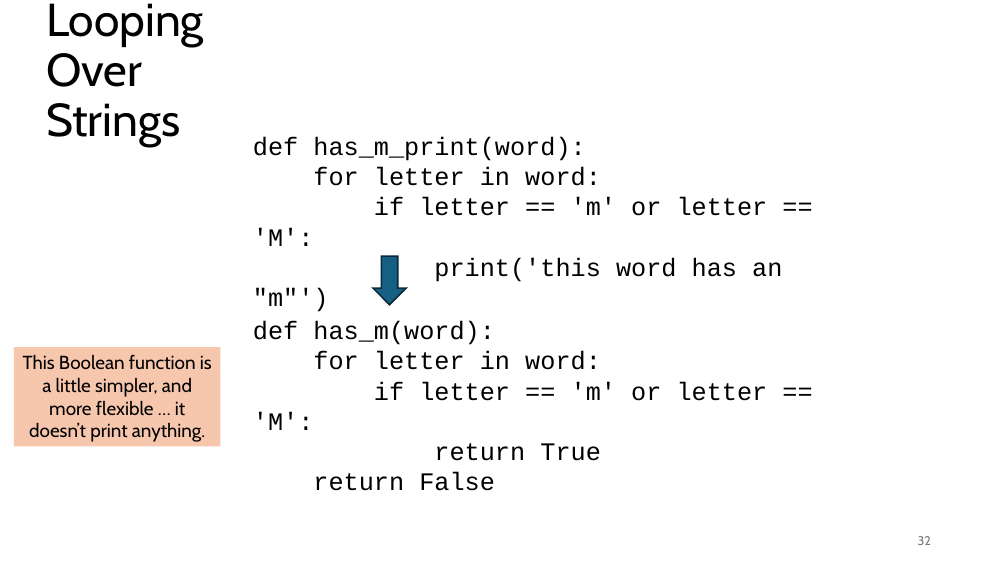
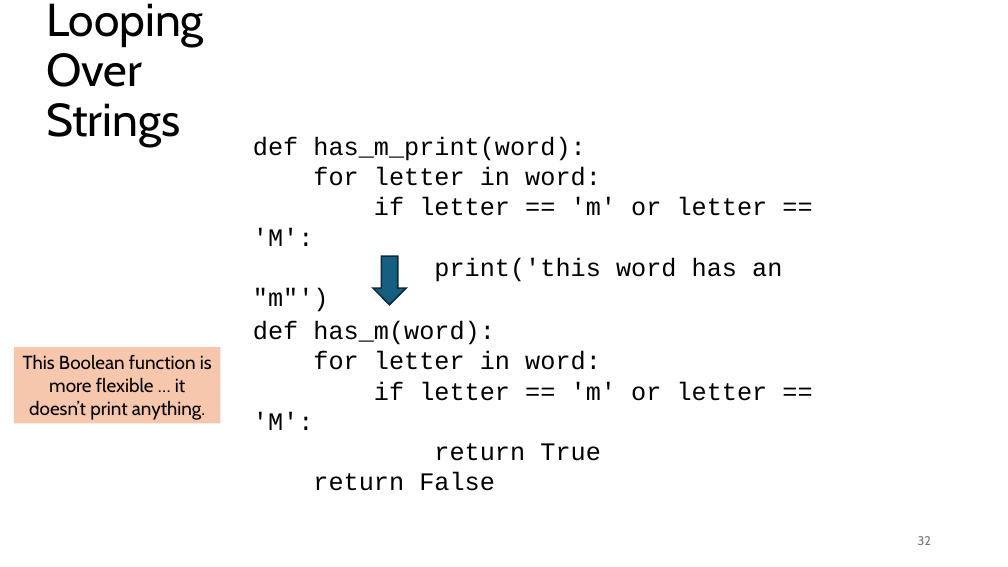
Before and after one commit to tjd1234/cmpt120spring2026, a slide deck: slide 32 of lecture_notes/chapter7/chapter7.pptx. Drawn at 1008x567 pixels with LibreOffice and Linux fonts; fonts in the diff are those of the drawing. Boxes give left, top, right and bottom in pixels: in the first picture for what was removed or moved away, otherwise in the second. Text is boxed around its words. In the diff, an @@ line names an element or a change of style, - is before the commit and + after.

```diff
--- a/lecture_notes/chapter7/chapter7.pptx
+++ b/lecture_notes/chapter7/chapter7.pptx
@@ rectangle "This Boolean function is more ...": place and size @@
-rectangle "This Boolean function is more ..." at [14,347,221,446]
+rectangle "This Boolean function is more ..." at [14,347,221,423]
@@ text in rectangle at [23,354,212,420]: text changed @@
-This Boolean function is a little simpler, and more flexible … it doesn’t print anything.
+This Boolean function is more flexible … it doesn’t print anything.
```
Also in this commit, not shown: 18 other slides changed, 6 slides added, 2 other files.
